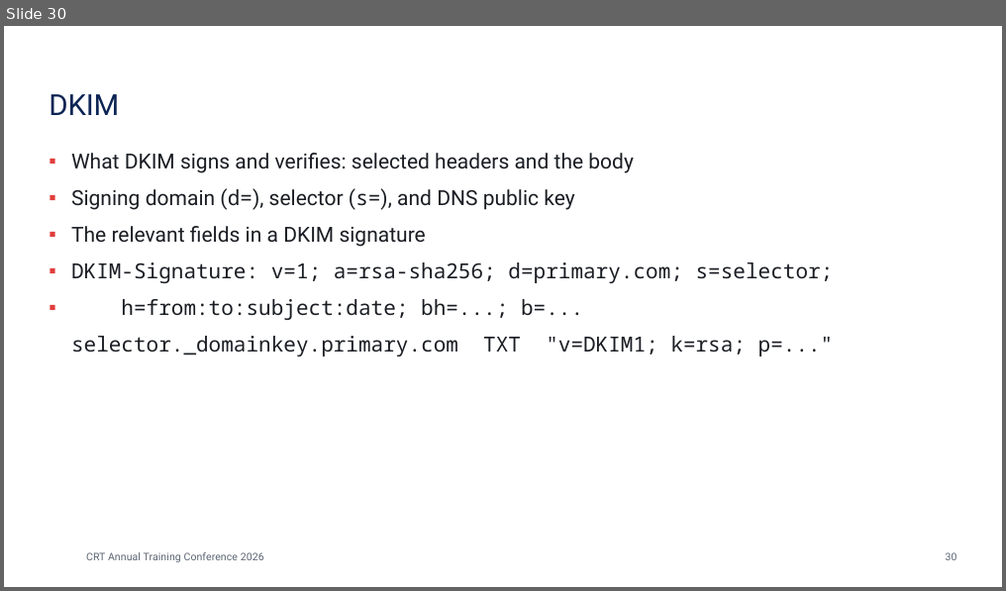
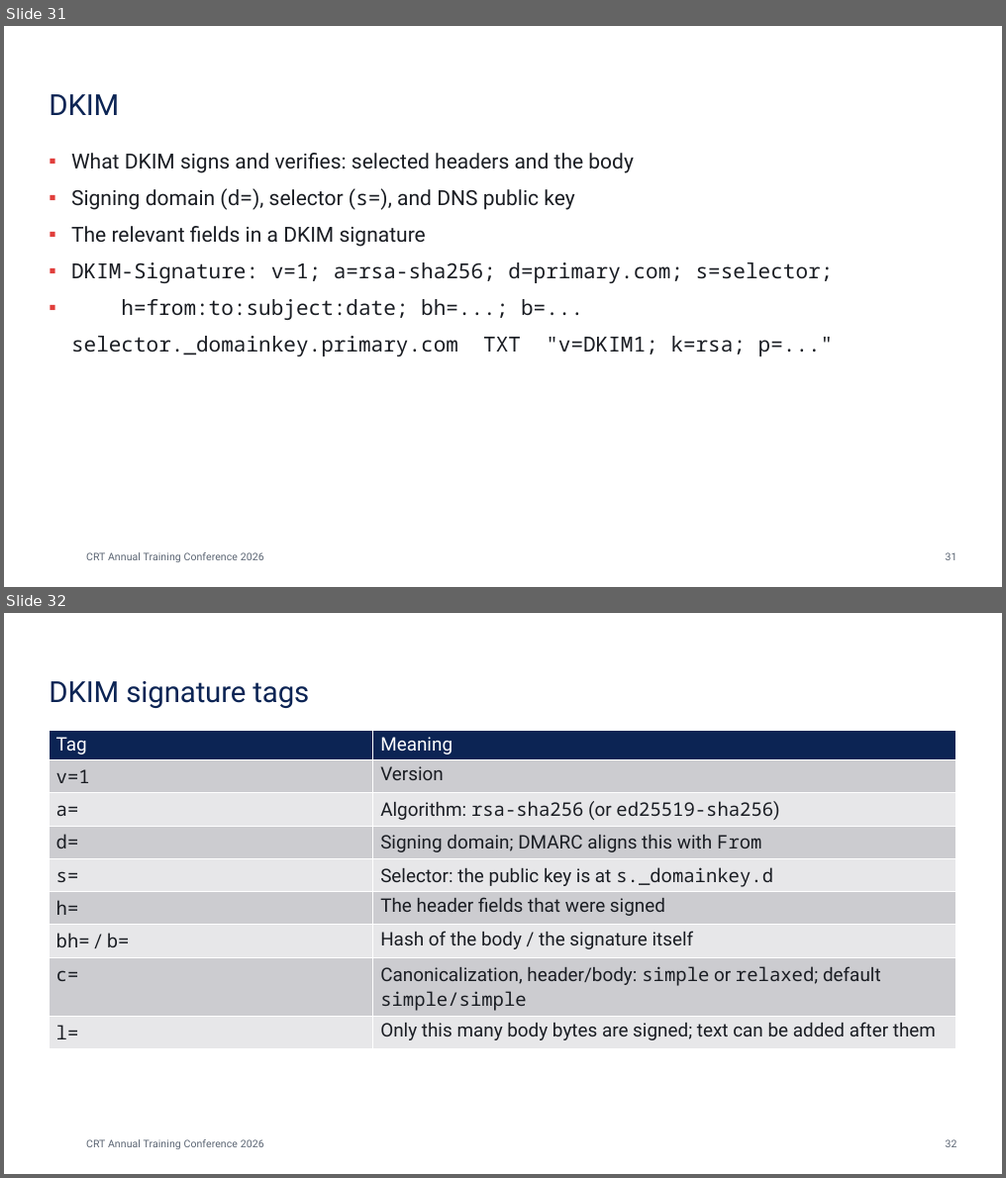
Before and after one commit to dzampino/crt-essentials-2026, a slide deck: docs/files/crt-essentials.pptx. Shown one above the other, each under a label of ours: slide 30 before the commit, slides 31 and 32 after it. The pictures are 1006x591 and 1006x1178 pixels, drawn with LibreOffice and Linux fonts; fonts in the diff are those of the drawing; background and template pictures are left out. Boxes give left, top, right and bottom in pixels: in the first picture for what was removed or moved away, otherwise in the second. Text is boxed around its words. In the diff, an @@ line names an element or a change of style, - is before the commit and + after.

```diff
--- a/docs/files/crt-essentials.pptx
+++ b/docs/files/crt-essentials.pptx
@@ slide 32 added at bbox=[4, 613, 1002, 1174], background #FFFFFF @@
@@ title added at bbox=[49, 681, 309, 708], 28 pt, text #0C2454 @@
+DKIM signature tags
@@ table added at bbox=[49, 731, 956, 1107], 9 rows, 2 columns @@
+Tag | Meaning
+v=1 | Version
+a= | Algorithm: rsa-sha256 (or ed25519-sha256)
+d= | Signing domain; DMARC aligns this with From
+s= | Selector: the public key is at s._domainkey.d
+h= | The header fields that were signed
+bh= / b= | Hash of the body / the signature itself
+c= | Canonicalization, header/body: simple or relaxed; default simple/simple
+l= | Only this many body bytes are signed; text can be added after them
@@ text added at bbox=[86, 1140, 264, 1150], 10 pt, text #5A6472 @@
+CRT Annual Training Conference 2026
@@ page number added at bbox=[945, 1140, 957, 1148], 10 pt, text #5A6472 @@
+32
@@ what was slide 30 is now slide 31 @@
@@ page number at bbox=[945, 553, 957, 561]: text changed @@
-30
+31
```
Also in this commit, not shown: 2 other slides added, 16 other files.
